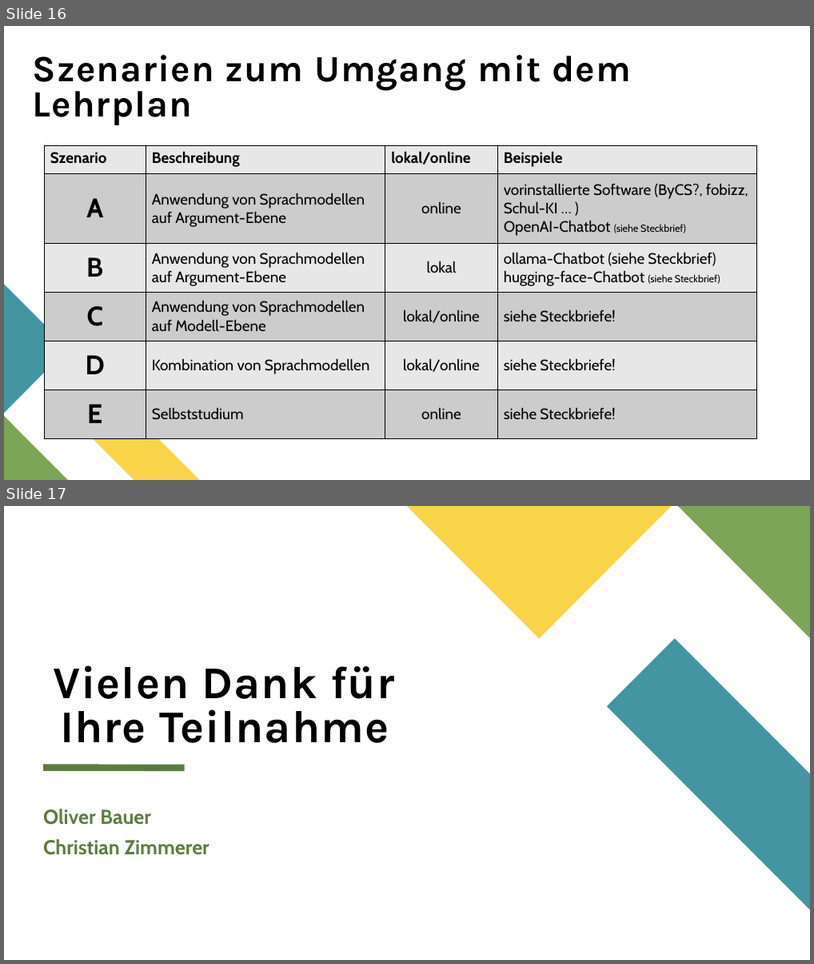
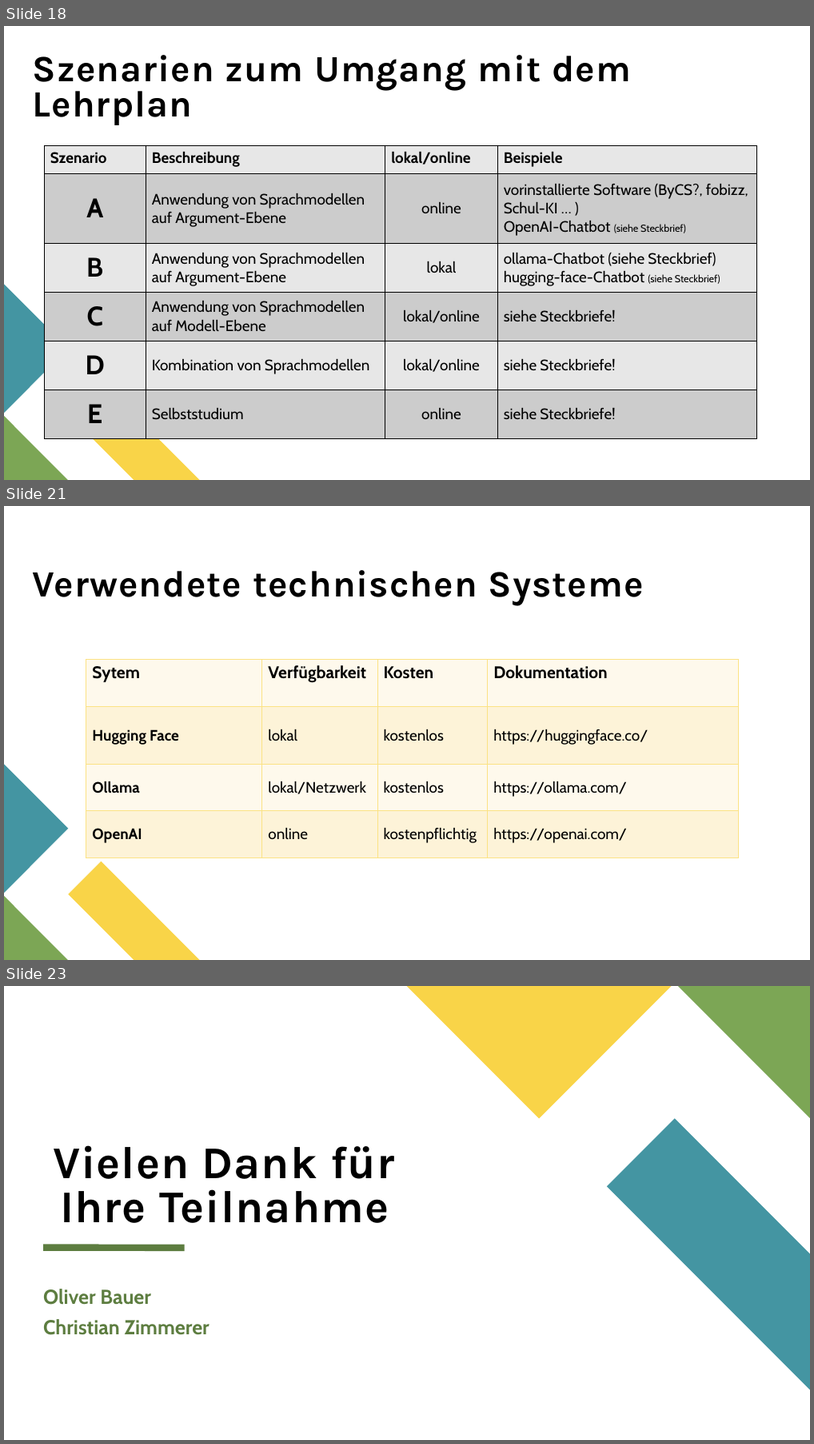
Before and after one commit to spaciva-Bauer/Fortbildungen, a slide deck: sprachmodelle/Praesentation/MB-Veranstaltung_Sprachmodelle_0.3.pptx. Shown one above the other, each under a label of ours: slides 16 and 17 before the commit, slides 18, 21 and 23 after it; the slides between them are not shown. The pictures are 814x964 and 814x1444 pixels, drawn with LibreOffice and Linux fonts; fonts in the diff are those of the drawing. Boxes give left, top, right and bottom in pixels: in the first picture for what was removed or moved away, otherwise in the second. Text is boxed around its words. In the diff, an @@ line names an element or a change of style, - is before the commit and + after.

```diff
--- a/sprachmodelle/Praesentation/MB-Veranstaltung_Sprachmodelle_0.3.pptx
+++ b/sprachmodelle/Praesentation/MB-Veranstaltung_Sprachmodelle_0.3.pptx
@@ slide 21 added at (4,506,810,960), background #FFFFFF; not listed: 3 template elements that a slide beside it also shows @@
@@ title added at (33,570,644,605), 44 pt, text #000000, bold @@
+Verwendete technischen Systeme
@@ table added at (86,660,739,857), 4 rows, 4 columns @@
+Sytem | Verfügbarkeit | Kosten | Dokumentation
+Hugging Face | lokal | kostenlos | https://huggingface.co/
+Ollama | lokal/Netzwerk | kostenlos | https://ollama.com/
+OpenAI | online | kostenpflichtig | https://openai.com/
@@ what was slide 16 is now slide 18 @@
@@ what was slide 17 is now slide 23 @@
```
Also in this commit, not shown: 2 slides changed, 5 other slides added.
